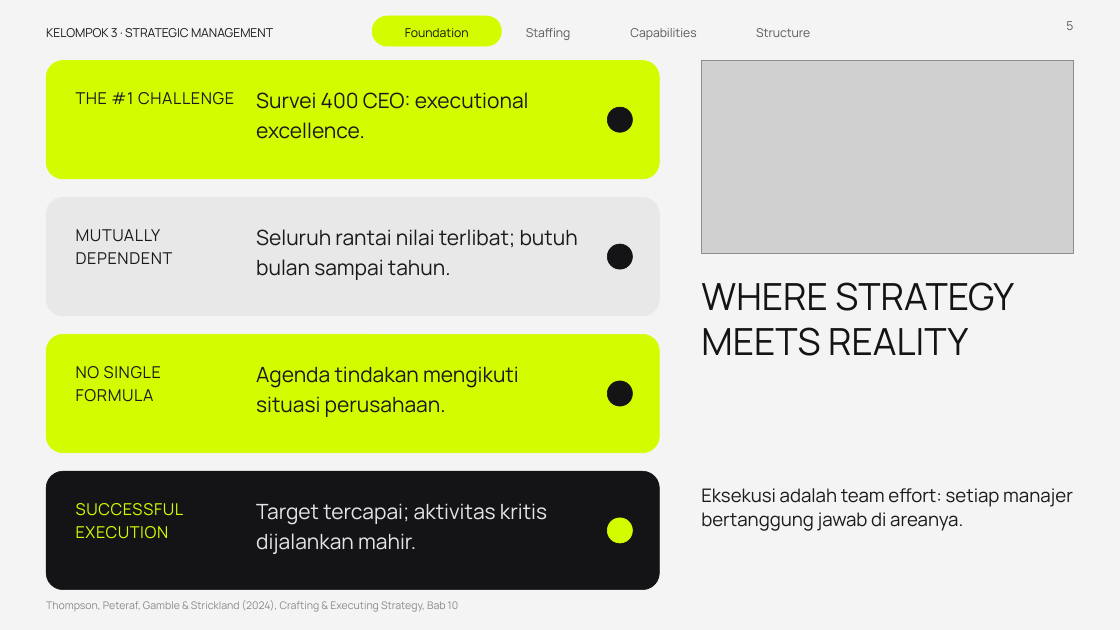
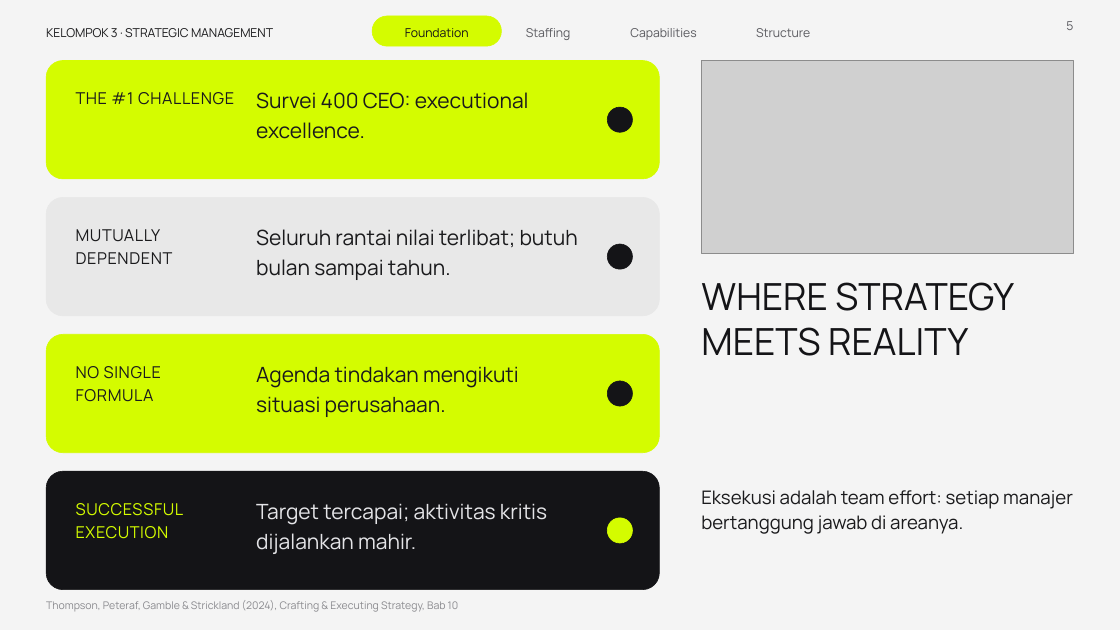
Before and after one commit to aslihabnuri/Dom-Manipulation, a slide deck: slide 5 of presentasi_ch10_kelompok3/SMJKT_Group 3_Aslih_Chapter 10 Strategy Execution.pptx. Drawn at 1120x630 pixels with LibreOffice and Linux fonts; fonts in the diff are those of the drawing; grey boxes stand for pictures; background and template pictures are left out. Boxes give left, top, right and bottom in pixels: in the first picture for what was removed or moved away, otherwise in the second. Text is boxed around its words. In the diff, an @@ line names an element or a change of style, - is before the commit and + after.

```diff
--- a/presentasi_ch10_kelompok3/SMJKT_Group 3_Aslih_Chapter 10 Strategy Execution.pptx
+++ b/presentasi_ch10_kelompok3/SMJKT_Group 3_Aslih_Chapter 10 Strategy Execution.pptx
@@ text "Eksekusi adalah team effort: setiap ..." at (701,490,1073,534): line spacing 1.06 to 1.12 @@
```
Also in this commit, not shown: 9 other slides changed, 1 other file.
